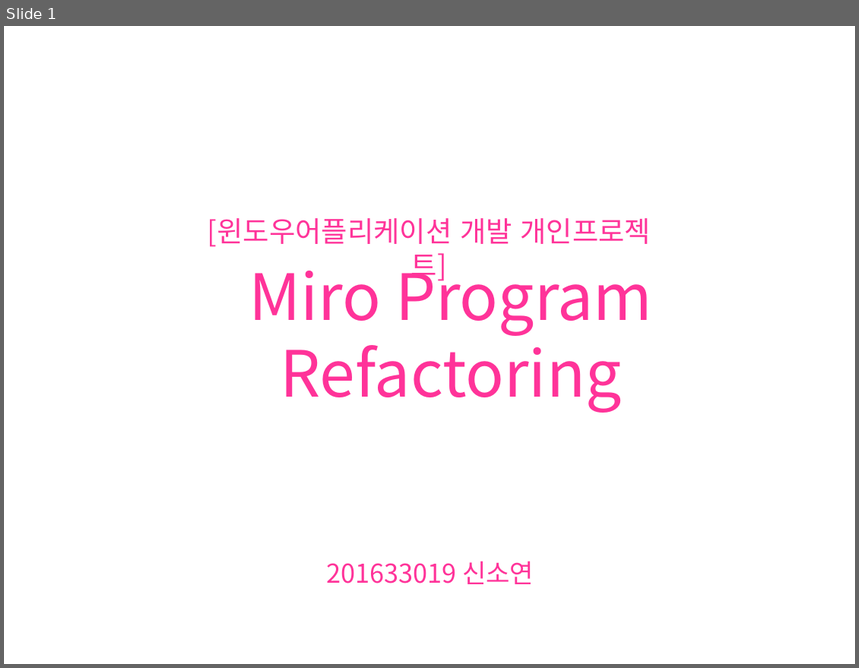
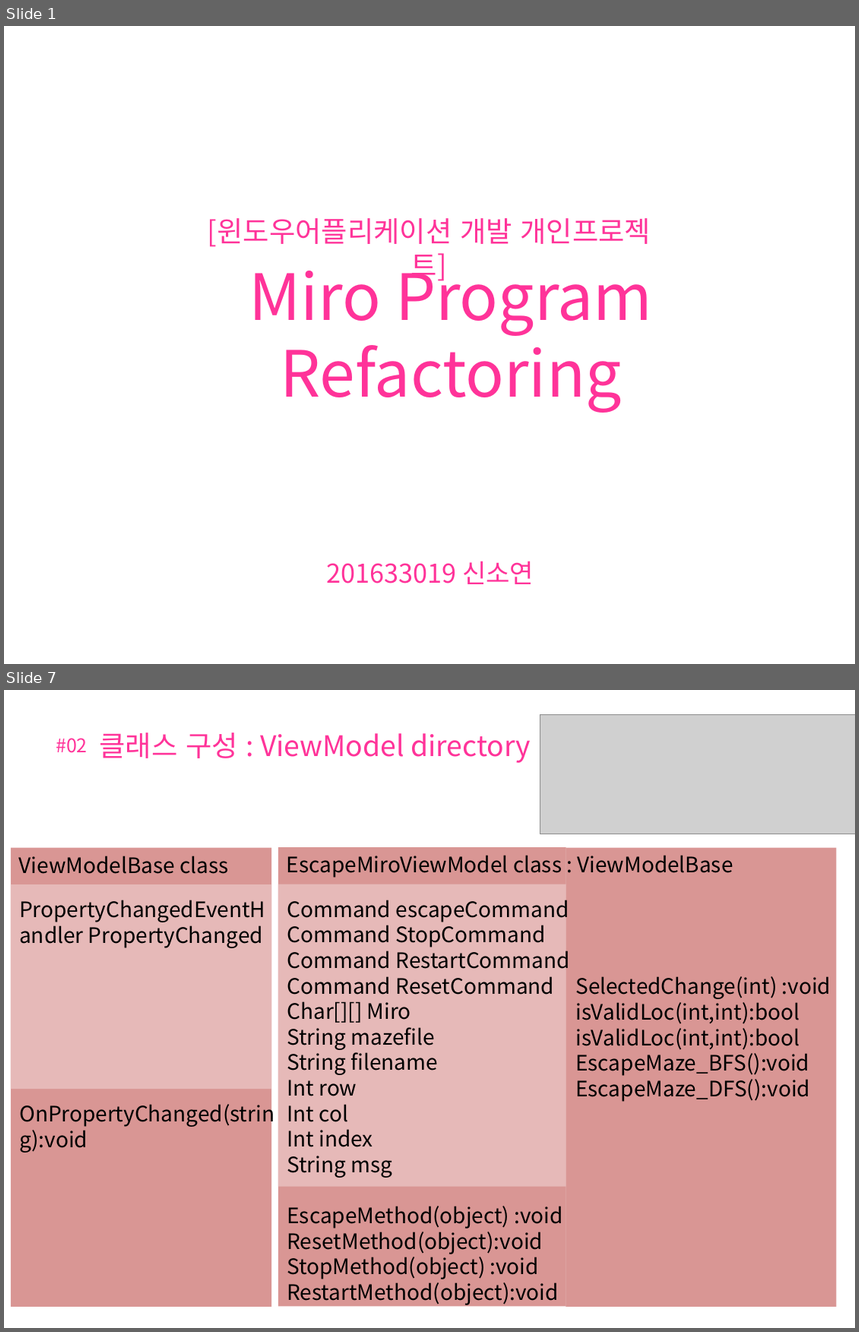
Before and after one commit to shinsoyeon16/MiroProgram_csRefactoring, a slide deck: 윈도우어플리케이션개발_개별발표2_MiroRefactoring_201633019신소연.pptx. Shown one above the other, each under a label of ours: slide 1 before the commit, slides 1 and 7 after it; the slides between them are not shown. The pictures are 859x668 and 859x1332 pixels, drawn with LibreOffice and Linux fonts; fonts in the diff are those of the drawing; grey boxes stand for pictures; background and template pictures are left out. Boxes give left, top, right and bottom in pixels: in the first picture for what was removed or moved away, otherwise in the second. Text is boxed around its words. In the diff, an @@ line names an element or a change of style, - is before the commit and + after.

```diff
--- a/윈도우어플리케이션개발_개별발표2_MiroRefactoring_201633019신소연.pptx
+++ b/윈도우어플리케이션개발_개별발표2_MiroRefactoring_201633019신소연.pptx
@@ slide 7 added at [4,690,855,1328], background picture (left out) @@
@@ text added at [100,733,531,763], 24 pt, text #FF3399 @@
+클래스 구성 : ViewModel directory
@@ picture added at [541,714,855,834] @@
@@ text added at [56,738,87,753], 16 pt, text #FF3399 @@
+#02
@@ rectangle added at [566,847,836,1306], fill #D99694 @@
@@ group added at [278,847,734,1306]: 2 rectangles, 2 texts @@
+Command escapeCommand
+Command StopCommand
+Command RestartCommand
+Command ResetCommand
+Char[][] Miro
+String mazefile
+String filename
+Int row
+Int col
+Int index
+String msg
+EscapeMethod(object) :void
+ResetMethod(object):void
+StopMethod(object) :void
+RestartMethod(object):void
+EscapeMiroViewModel class : ViewModelBase
@@ group added at [11,847,272,1306]: 2 rectangles, 2 texts @@
+ViewModelBase class
+PropertyChangedEventHandler PropertyChanged
+OnPropertyChanged(string):void
@@ text added at [576,977,831,1102], 18 pt, text #000000 @@
+SelectedChange(int) :void
+isValidLoc(int,int):bool
+isValidLoc(int,int):bool
+EscapeMaze_BFS():void
+EscapeMaze_DFS():void
```
Also in this commit, not shown: 10 other slides added, 8 slides removed, 1 other file.
